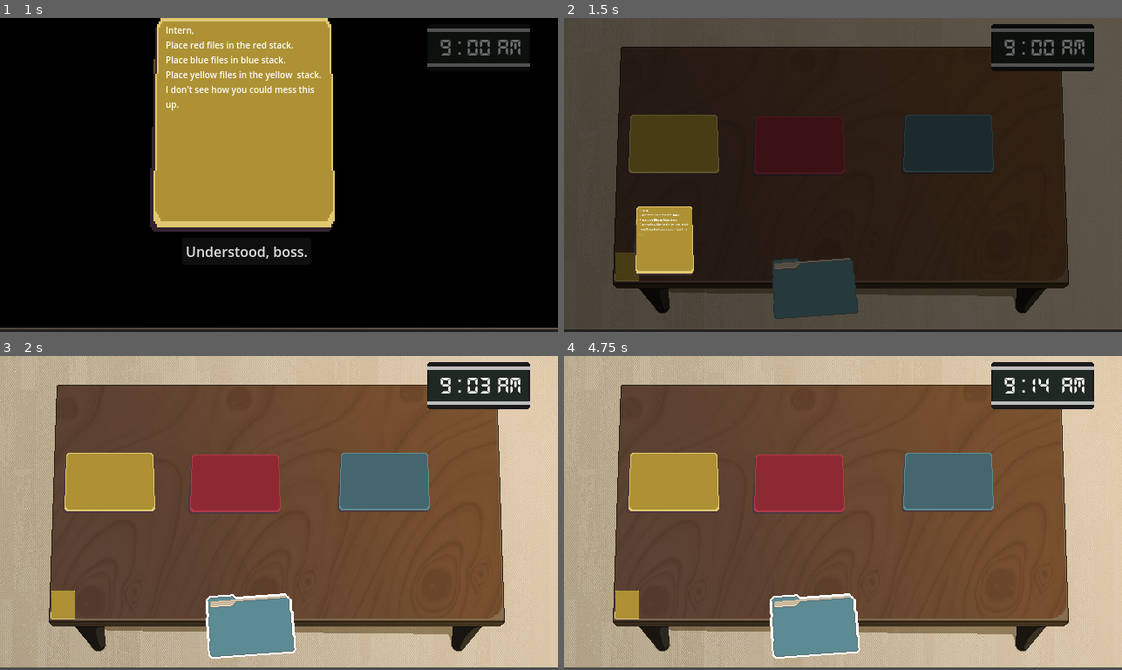
Above: before the commit, frames 1-4 (two rows, left to right).
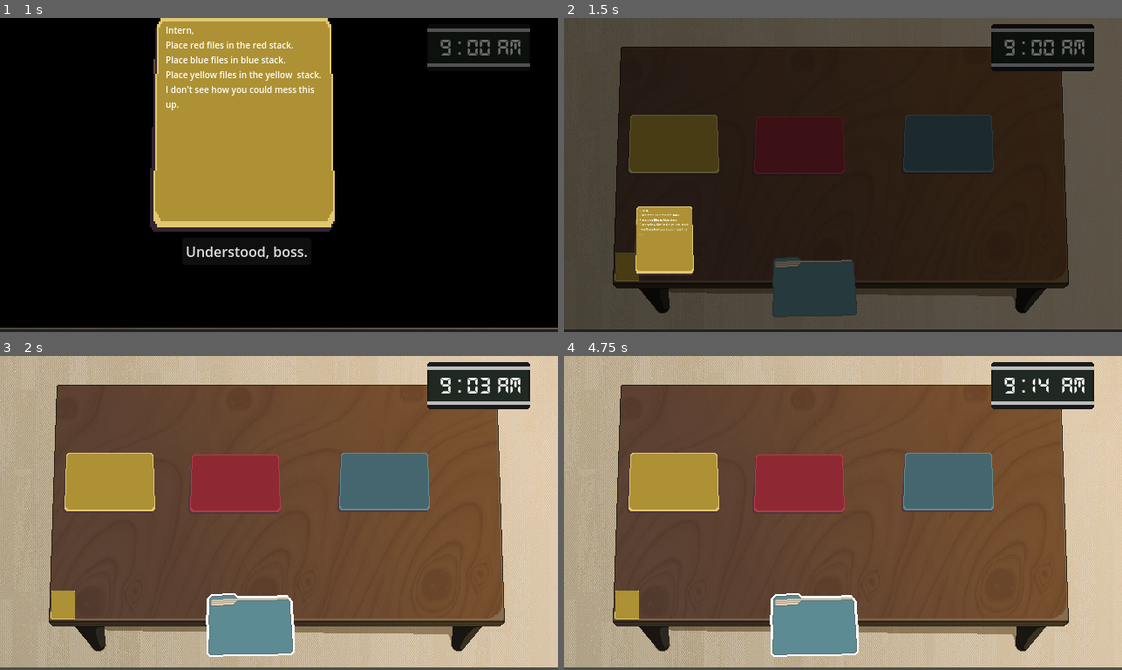
Above: after the commit, the same moments.

Repository: milk9111/godot-wild-jam-79
Game: Godot game, scene res://game.tscn
Same seed, same stepped clock (60 frames per second), same inputs: the game is played once before the commit and once after it.
Inputs (mouse positions are in pixels of both pictures, inside the frame that each line leads up to):
- Up to frame 1 (1 s): click (61, 266) at 0.5 s
- Up to frame 2 (1.5 s): click "Understood, boss." at 1.25 s
- Up to frame 3 (2 s): no input
- Up to frame 4 (4.75 s): click (625, 604) at 2 s; click "Understood, boss." at 2.75 s; click (625, 604) at 3.5 s; click "Understood, boss." at 4.25 s

Frame 1 is identical in both runs. In frame 2, 0.2% of the frame differs, in the area x 37-53%, y 76-96%; in frame 3, 0.5%, in the area x 36-54%, y 75-97%; in frame 4, 0.5%.

Commit message:
Only adjust the rand pos & rot offset when first queued

Diff:
--- a/spawn_manager.gd
+++ b/spawn_manager.gd
@@ -39,7 +39,9 @@
 		4:
 			object_to_spawn.day = 4
 	queue.add_child(object_to_spawn)
-	organize_queue()
+	object_to_spawn.position += Vector2(_rng.randf_range(-4, 4), _rng.randf_range(-4, 4))
+	object_to_spawn.rotate(_rng.randf_range(-0.1, 0.1))
+	#organize_queue()
 func queue_up():
 	var queued_scenes:Array = queue.get_children()
 	var next_up = queued_scenes.pop_back()
